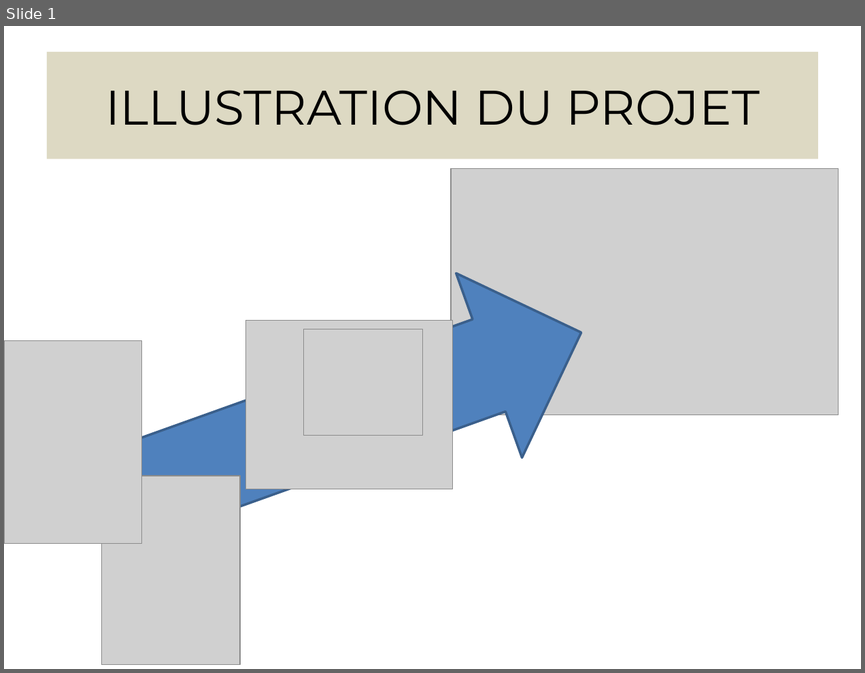
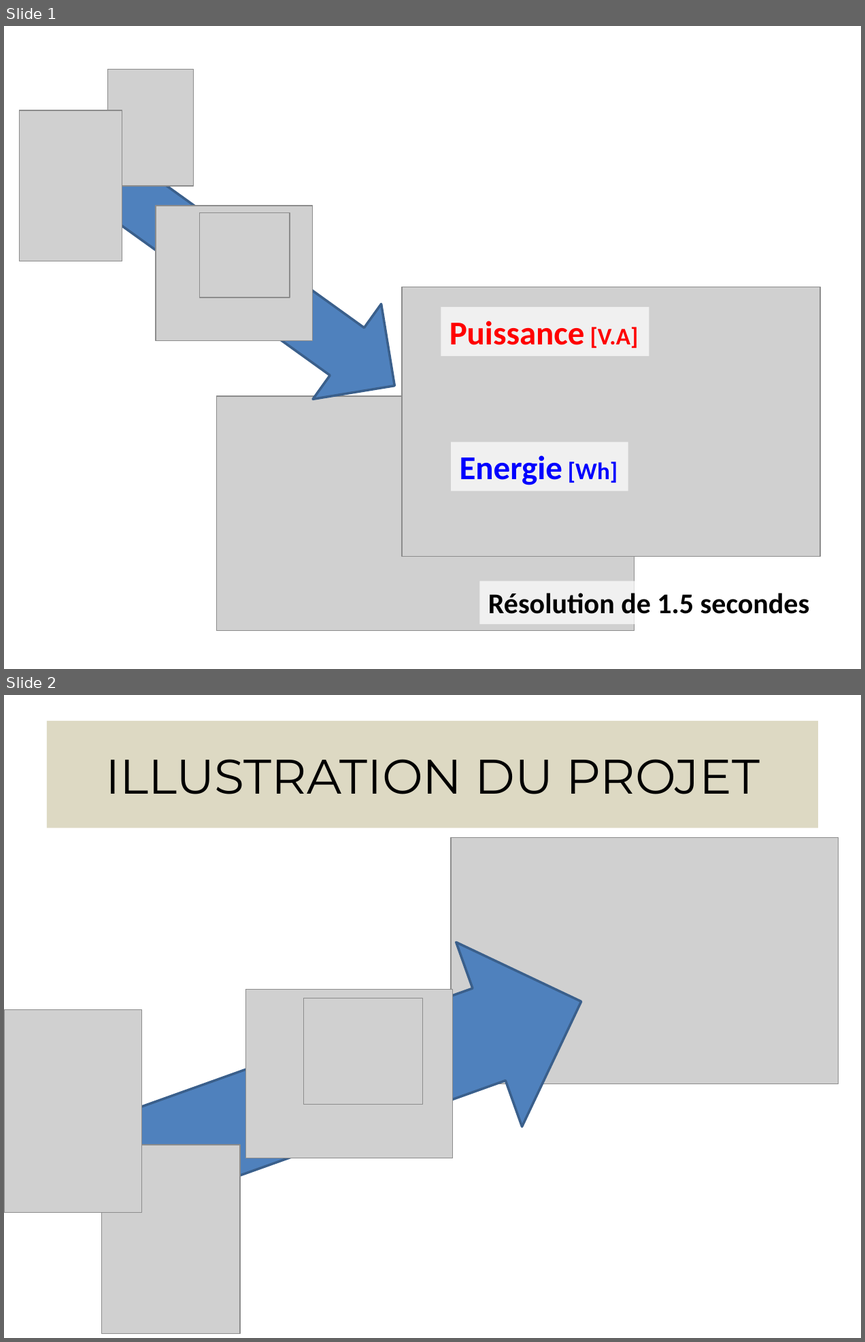
Before and after one commit to sebastien0/ConsoCompteurElectrique_avec_RPi, a slide deck: Documents/Illustrations.pptx. Shown one above the other, each under a label of ours: slide 1 before the commit, slides 1 and 2 after it. The pictures are 865x673 and 865x1342 pixels, drawn with LibreOffice and Linux fonts; fonts in the diff are those of the drawing; grey boxes stand for pictures. Boxes give left, top, right and bottom in pixels: in the first picture for what was removed or moved away, otherwise in the second. Text is boxed around its words. In the diff, an @@ line names an element or a change of style, - is before the commit and + after.

```diff
--- a/Documents/Illustrations.pptx
+++ b/Documents/Illustrations.pptx
@@ slide 1 added at <box>4,26,861,669</box>, background #FFFFFF @@
@@ picture added at <box>107,69,193,185</box> @@
@@ picture added at <box>20,110,122,261</box> @@
@@ right arrow added at <box>85,140,429,433</box>, fill #4F81BD, outline #3A5F8C 2 pt @@
@@ picture added at <box>156,206,313,340</box> @@
@@ picture added at <box>199,213,290,297</box> @@
@@ picture added at <box>402,286,820,556</box> @@
@@ rectangle added at <box>441,307,649,356</box>, fill #FFFFFF at 70% opacity, 28 pt, text #FF0000, bold @@
+Puissance [V.A]
@@ picture added at <box>216,396,634,630</box> @@
@@ rectangle added at <box>451,441,629,490</box>, fill #FFFFFF at 70% opacity, 28 pt, text #0000FF, bold @@
+Energie [Wh]
@@ rectangle added at <box>479,580,821,623</box>, fill #FFFFFF at 70% opacity, 24 pt, text #000000, bold @@
+Résolution de 1.5 secondes
@@ what was slide 1 is now slide 2 @@
```
Also in this commit, not shown: 4 other files.
